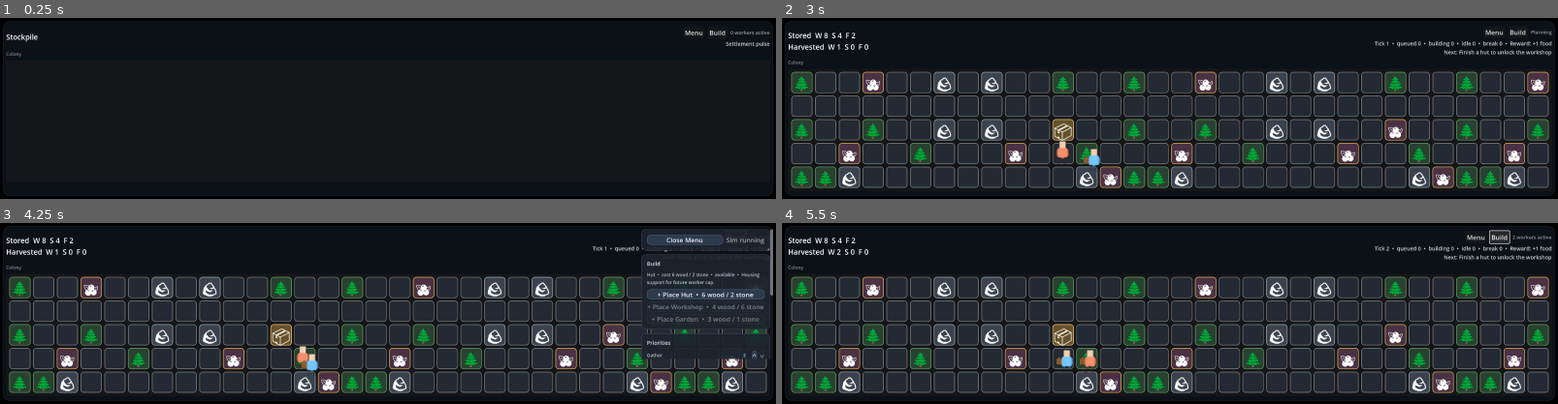
Above: before the commit, frames 1-4 (two rows, left to right).
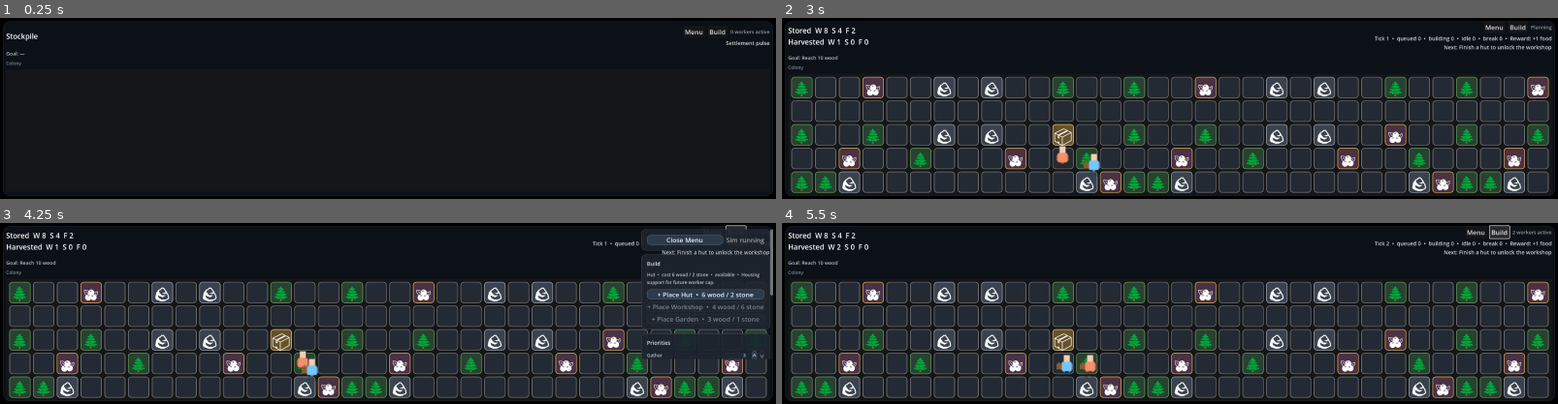
Above: after the commit, the same moments.

Repository: misospace/windowstead
Game: Godot game, scene res://scenes/main.tscn
Same seed, same stepped clock (60 frames per second), same inputs: the game is played once before the commit and once after it.
Inputs:
- Up to frame 1 (0.25 s): no input
- Up to frame 2 (3 s): click "Menu" at 0.5 s; click "Load" at 1.25 s; click "New Game" at 2 s; click "New Game" at 2.75 s
- Up to frame 3 (4.25 s): click "Build" at 3.5 s
- Up to frame 4 (5.5 s): click "+ Place Hut • 6 wood / 2 stone" at 4.25 s; click "Cancel Build" at 5 s

The runs differ from the first frame. In frame 1, 0.3% of the frame differs, in the area x 0-100%, y 6-27%; in frame 2, 28%; in frame 3, 24%; in frame 4, 28%, in the area x 0-100%, y 1-97%.
Error before the commit: Out of bounds get index '0' (on base: 'Array[Dictionary]') (res://scripts/main.gd:1444)
Error after the commit: Out of bounds get index '0' (on base: 'Array[Dictionary]') (res://scripts/main.gd:1446)

Commit message:
feat: show active rotating goal in compact dock UI (#148)
Add GoalLabel node to the left column header between Subtitle and
ResourceLabel. Wire up render_goal() in render_all() to display the
current rotating goal with progress.

Formats match the spec examples:
  Goal: Reach 10 wood
  Goal: Build Garden (3/5)
  Goal: Finish a build ✓

Hides when no active goal exists. Autowrap + compact font size keeps
it from clipping in bottom or side dock layouts.

Diff:
--- a/scenes/main.tscn
+++ b/scenes/main.tscn
@@ -54,6 +54,14 @@
 autowrap_mode = 3
 modulate = Color(1, 1, 1, 0.7)
 
+[node name="GoalLabel" type="Label" parent="Backdrop/Margin/Root/Left"]
+unique_name_in_owner = true
+layout_mode = 2
+text = "Goal: —"
+autowrap_mode = 3
+modulate = Color(1, 1, 1, 0.75)
+theme_override_font_sizes/font_size = 13
+
 [node name="ResourceLabel" type="Label" parent="Backdrop/Margin/Root/Left"]
 unique_name_in_owner = true
 layout_mode = 2
--- a/scripts/main.gd
+++ b/scripts/main.gd
@@ -17,6 +17,7 @@
 @onready var world_grid: GridContainer = %WorldGrid
 @onready var world_overlay: Control = %WorldOverlay
 @onready var resource_label: Label = %ResourceLabel
+@onready var goal_label: Label = %GoalLabel
 @onready var status_label: Label = %StatusLabel
 @onready var activity_label: Label = %ActivityLabel
 @onready var world_label: Label = %WorldLabel
@@ -1434,6 +1435,7 @@
 func render_all() -> void:
 	render_world()
 	render_worker_overlay()
+	render_goal()
 	render_sidebar()
 	render_build_buttons()
 
@@ -1539,6 +1541,41 @@
 			return "🪴"
 	return "🏗"
 
+func render_goal() -> void:
+	if not is_instance_valid(goal_label):
+		return
+	if active_goal.is_empty():
+		goal_label.text = "Goal: —"
+		goal_label.visible = false
+		return
+	goal_label.visible = true
+
+	var goal_type := String(active_goal.get("type", ""))
+	var progress := int(active_goal.get("current_progress", 0))
+	var target := int(active_goal.get("target", {}).get("amount", 0))
+
+	# Format compact goal text matching the spec examples
+	var goal_text := ""
+	match goal_type:
+		RotatingGoal.GOAL_TYPE_RESOURCE:
+			var resource := String(active_goal.get("target", {}).get("resource", ""))
+			goal_text = "Goal: Reach %d %s" % [target, resource]
+		RotatingGoal.GOAL_TYPE_BUILD:
+			var build_kind := String(active_goal.get("target", {}).get("build_kind", ""))
+			goal_text = "Goal: Build %s" % cap(build_kind)
+		RotatingGoal.GOAL_TYPE_BUILD_COMPLETE:
+			goal_text = "Goal: Finish a build"
+
+	# Add progress when useful (not at 0 and not complete)
+	var is_complete := RotatingGoal.is_goal_complete(active_goal)
+	if target > 0 and progress > 0 and not is_complete:
+		goal_text += " (%d/%d)" % [progress, target]
+	elif is_complete:
+		goal_text += " ✓"
+
+	goal_label.text = goal_text
+
+
 func render_sidebar() -> void:
 	var compact_header := anchor_family != "bottom"
 	resource_label.text = stockpile_summary_text(false)
